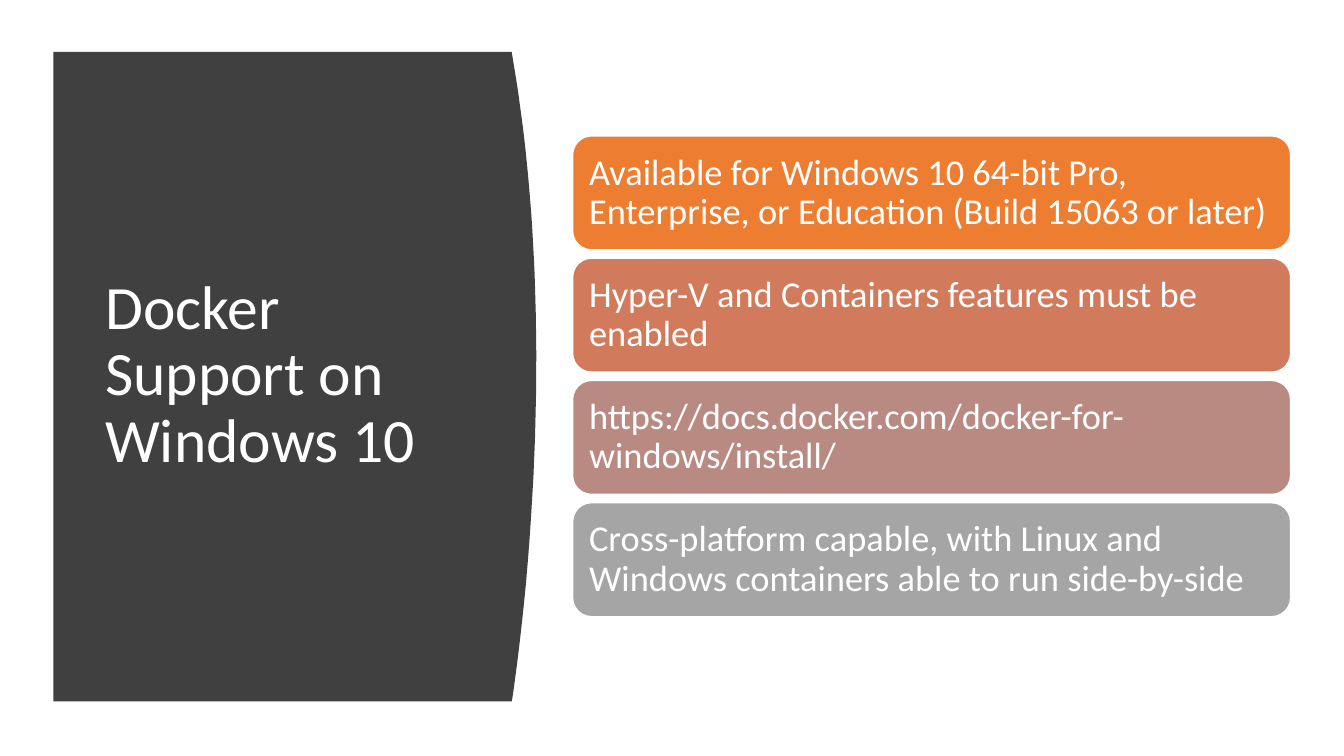
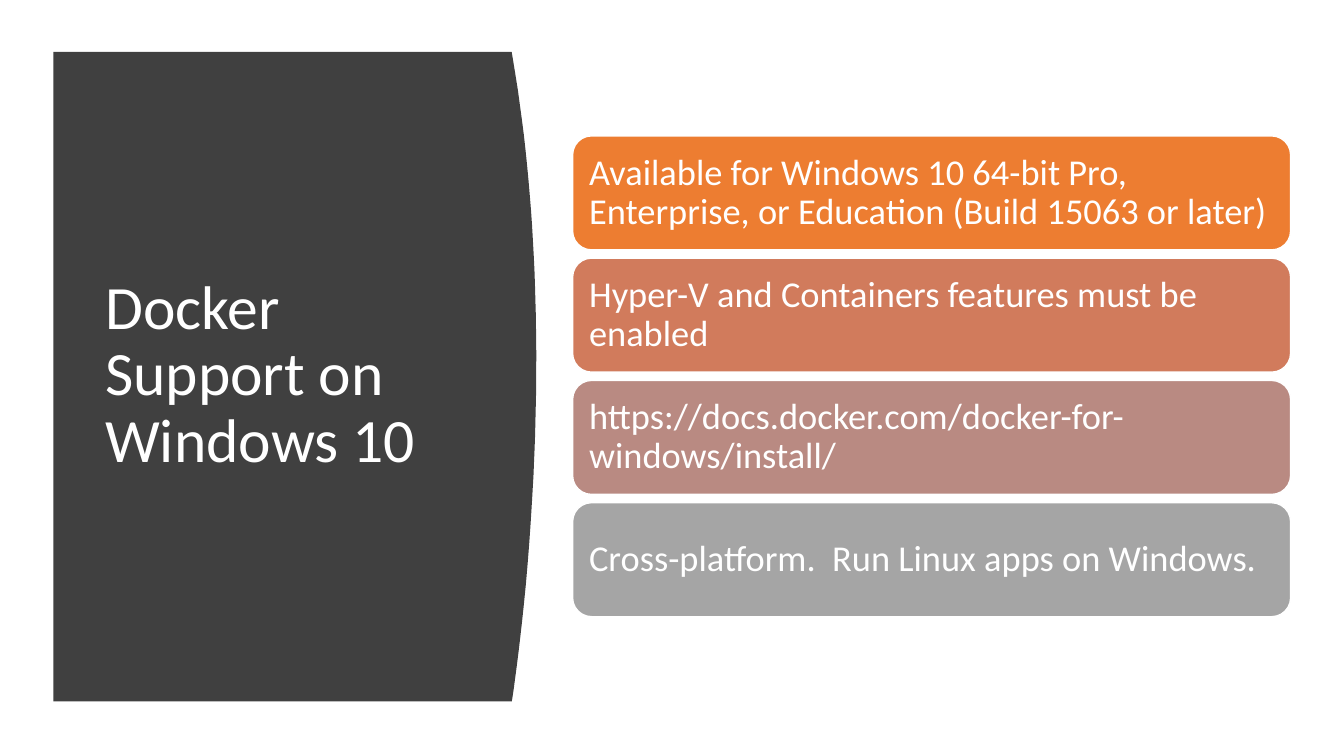
Before and after one commit to chlsmith/sql-on-docker, a slide deck: slide 9 of sql-on-docker.pptx. Drawn at 1344x756 pixels with LibreOffice and Linux fonts; fonts in the diff are those of the drawing. Boxes give left, top, right and bottom in pixels: in the first picture for what was removed or moved away, otherwise in the second. Text is boxed around its words. In the diff, an @@ line names an element or a change of style, - is before the commit and + after.

Commit message:
update

```diff
--- a/sql-on-docker.pptx
+++ b/sql-on-docker.pptx
@@ text at [589,546,1256,577]: text changed @@
-Cross-platform capable, with Linux and Windows containers able to run side-by-side
+Cross-platform. Run Linux apps on Windows.
```
Also in this commit, not shown: 2 other slides changed.
